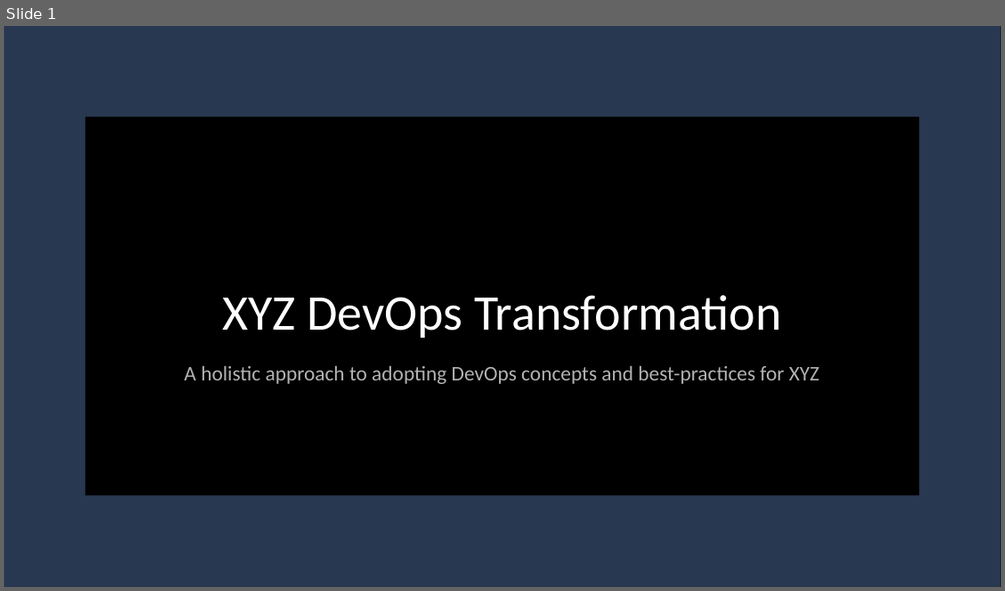
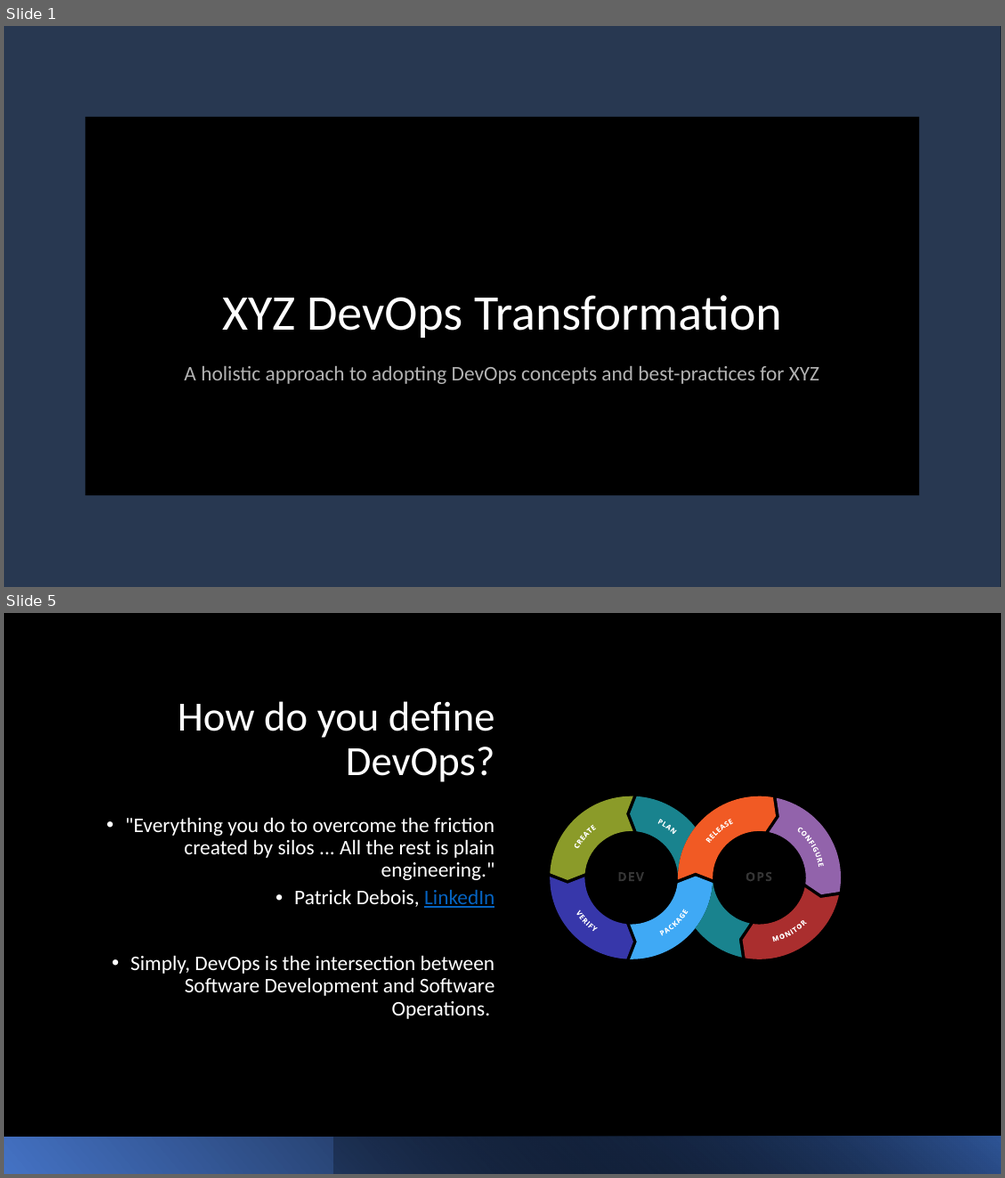
Before and after one commit to bigfrank123/liatrio-exercise, a slide deck: Artifacts/Liatrio.pptx. Shown one above the other, each under a label of ours: slide 1 before the commit, slides 1 and 5 after it; the slides between them are not shown. The pictures are 1005x591 and 1005x1178 pixels, drawn with LibreOffice and Linux fonts; fonts in the diff are those of the drawing; background and template pictures are left out. Boxes give left, top, right and bottom in pixels: in the first picture for what was removed or moved away, otherwise in the second. Text is boxed around its words. In the diff, an @@ line names an element or a change of style, - is before the commit and + after.

```diff
--- a/Artifacts/Liatrio.pptx
+++ b/Artifacts/Liatrio.pptx
@@ slide 5 added at [4,613,1001,1174], background #000000 @@
@@ title added at [178,701,495,782], 40 pt, text #FFFFFF @@
+How do you define DevOps?
@@ text added at [125,817,495,1019], 20 pt, text #FFFFFF @@
+• "Everything you do to overcome the friction created by silos ... All the rest is plain engineering."
+  • Patrick Debois, LinkedIn
+• Simply, DevOps is the intersection between Software Development and Software Operations.
@@ group added at [550,796,841,959]: 66 freeform shapes @@
@@ rectangle added at [4,1136,1001,1174], fill gradient #4472C4 to #000000 @@
@@ rectangle added at [334,1136,1001,1174], fill gradient #000000 to #2F5597 @@
```
Also in this commit, not shown: 1 slide changed, 12 other slides added, 1 slide removed.
